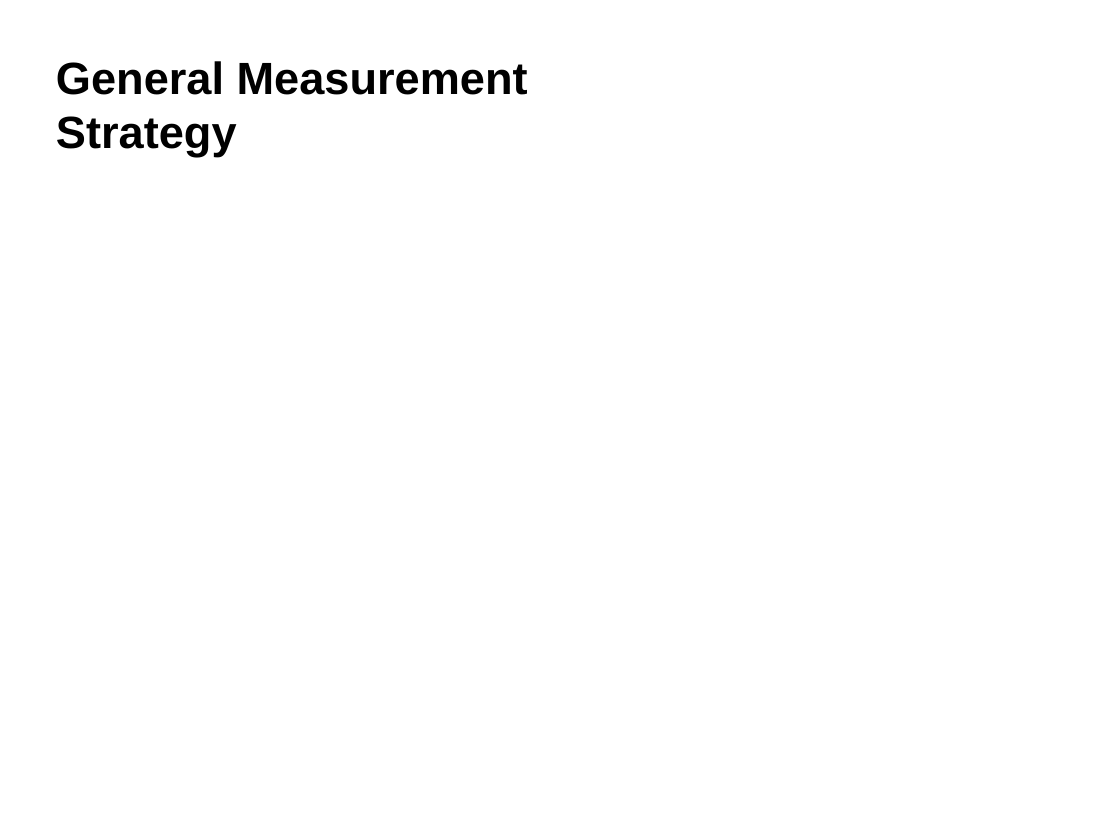
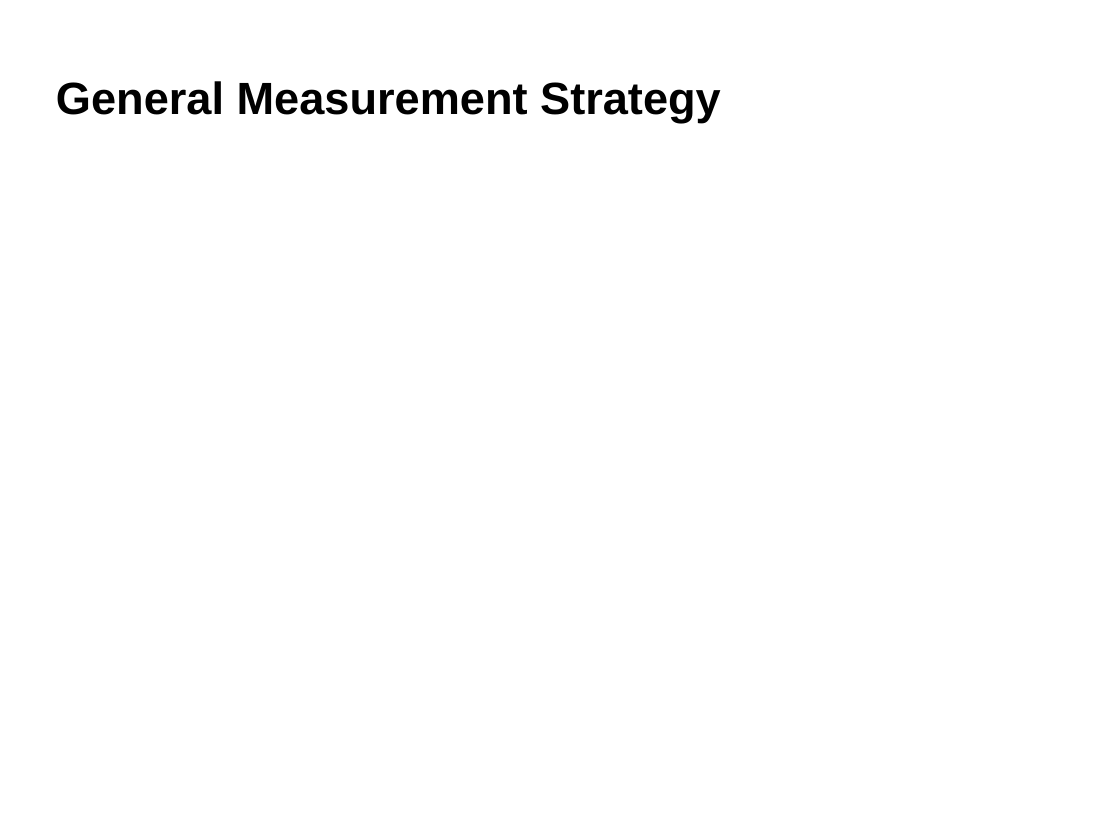
Before and after one commit to robertjensen/Thesis, a slide deck: slide 10 of defence/presentaation.odp (slide 8 before the commit). Drawn at 1120x840 pixels with LibreOffice and Linux fonts; fonts in the diff are those of the drawing; background and template pictures are left out. Boxes give left, top, right and bottom in pixels: in the first picture for what was removed or moved away, otherwise in the second. Text is boxed around its words. In the diff, an @@ line names an element or a change of style, - is before the commit and + after.

```diff
--- a/defence/presentaation.odp
+++ b/defence/presentaation.odp
@@ title "General Measurement Strategy" rewrapped from (56,61,528,157) to (56,81,721,123) @@
```
Also in this commit, not shown: 10 other slides changed, 10 slides added, 5 slides removed, 10 other files.
